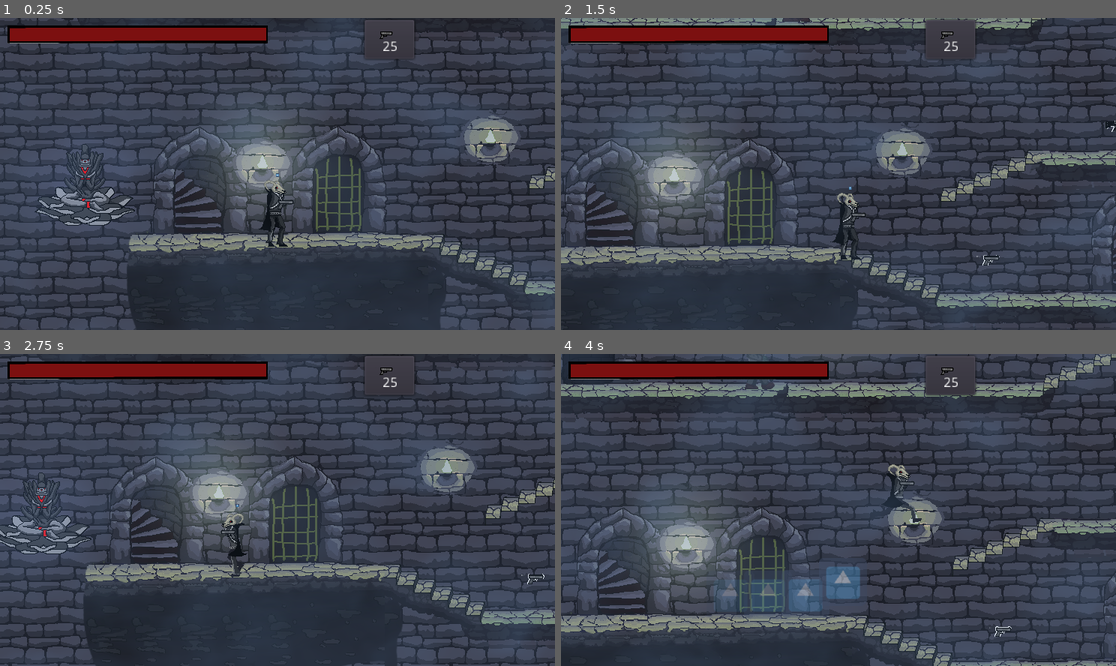
Above: before the commit, frames 1-4 (two rows, left to right).
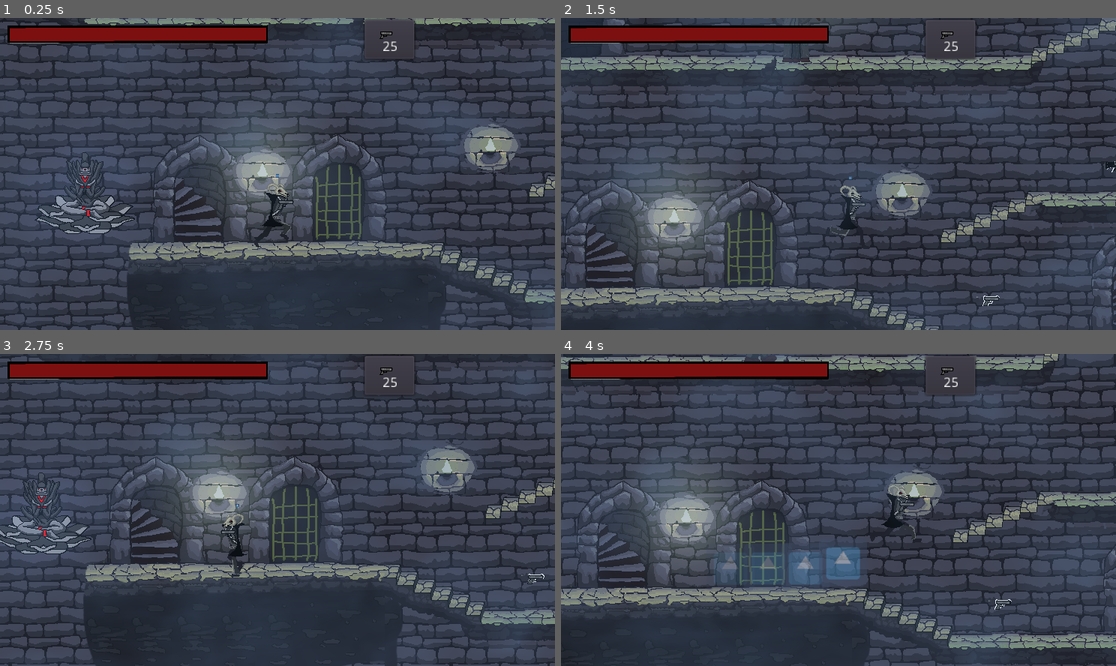
Above: after the commit, the same moments.

Repository: IgorBayerl/godot-game-liliths-crusade
Game: Godot game, scene res://src/Scenes/Main.tscn
Two runs of this game, one before a commit and one after it. Both use one fixed random seed, a clock stepped at 60 frames per second and the inputs below. The engine's default icon, where the game draws it, is replaced by a stand-in: a white triangle on a blue panel in a dark square.
Inputs (mouse positions are in pixels of both pictures, inside the frame that each line leads up to):
- Up to frame 1 (0.25 s): no input
- Up to frame 2 (1.5 s): move the mouse to (960, 158) at 0.52 s; hold Right (move_RIGHT) 0.53-1.25 s; tap 1 (Gun_1) at 0.6 s; click (960, 158) at 0.67 s; tap Space (jump) at 0.77 s; drag from (727, 189) to (905, 239) at 1.27 s
- Up to frame 3 (2.75 s): move the mouse to (333, 441) at 2.02 s; hold Left (move_LEFT) from 2.03 s (still down); tap 3 (Gun_3) at 2.1 s
- Up to frame 4 (4 s): release Left (move_LEFT) at 2.75 s; drag from (810, 572) to (1099, 575) at 2.77 s; move the mouse to (1005, 556) at 3.52 s; hold Right (move_RIGHT) from 3.53 s (still down); tap Z (hability) at 3.6 s; tap Space (jump) at 3.77 s

The runs differ from the first frame. In frame 1, 29% of the frame differs, in the area x 0-100%, y 0-100%; in frame 2, 42%; in frame 3, less than 0.1%; in frame 4, 40%.

Commit message:
GRAVIDADE

Diff:
--- a/src/Actors/Roberto.tscn
+++ b/src/Actors/Roberto.tscn
@@ -32,7 +32,6 @@
 texture = ExtResource( 2 )
 vframes = 2
 hframes = 2
-frame = 2
 
 [node name="AnimationPlayer" type="AnimationPlayer" parent="."]
 anims/Voando = SubResource( 2 )
--- a/src/Scenes/Main.tscn
+++ b/src/Scenes/Main.tscn
@@ -10,6 +10,7 @@
 [ext_resource path="res://src/Scripts/MainController.gd" type="Script" id=8]
 [ext_resource path="res://src/Assets/Audios/Tracks/Songa.wav" type="AudioStream" id=9]
 [ext_resource path="res://src/Actors/checkPoint.tscn" type="PackedScene" id=10]
+[ext_resource path="res://src/Actors/Roberto.tscn" type="PackedScene" id=11]
 
 [sub_resource type="RectangleShape2D" id=1]
 extents = Vector2( 42.4, 3.2 )
@@ -95,6 +96,9 @@
 [node name="Player" parent="MainController" instance=ExtResource( 1 )]
 position = Vector2( 571.172, 684.257 )
 scale = Vector2( 0.519995, 0.519995 )
+NORMAL_GRAVITIY = 800
+SMALL_JUMP_GRAVITIY = 900
+JUMP_FORCE = -400
 
 [node name="GetItem" type="Area2D" parent="MainController/Player"]
 visible = false
@@ -161,8 +165,10 @@
 position = Vector2( 1182.43, 786.908 )
 type = 2
 
+[node name="Roberto" parent="MainController" instance=ExtResource( 11 )]
+
 [node name="FOG" parent="." instance=ExtResource( 6 )]
-position = Vector2( 1446.53, 570.534 )
+position = Vector2( 1446.53, 570.089 )
 scale = Vector2( 44.7077, 34.4197 )
 
 [node name="AudioStreamPlayer" type="AudioStreamPlayer" parent="."]
--- a/src/Scripts/Player.gd
+++ b/src/Scripts/Player.gd
@@ -1,8 +1,13 @@
 extends KinematicBody2D
 
+export var NORMAL_GRAVITIY = 300
+export var SMALL_JUMP_GRAVITIY = 800
+
 export var SPEED = 300
-export var GRAVITY = 3000
+var GRAVITY = 500
 export var JUMP_FORCE = -1000
+
+
 
 var health = 100
 var is_alive = true
@@ -60,9 +65,9 @@
 		if _pode_pular():
 			motion.y = JUMP_FORCE
 	elif motion.y < 0 :
-		GRAVITY = 5000
+		GRAVITY = SMALL_JUMP_GRAVITIY
 	else:
-		GRAVITY = 3000
+		GRAVITY = NORMAL_GRAVITIY
 
 	if Input.is_action_just_pressed("hability"):
 		dash()
Not shown: 1 places in src/Scenes/Main.tscn that only renumber resources
